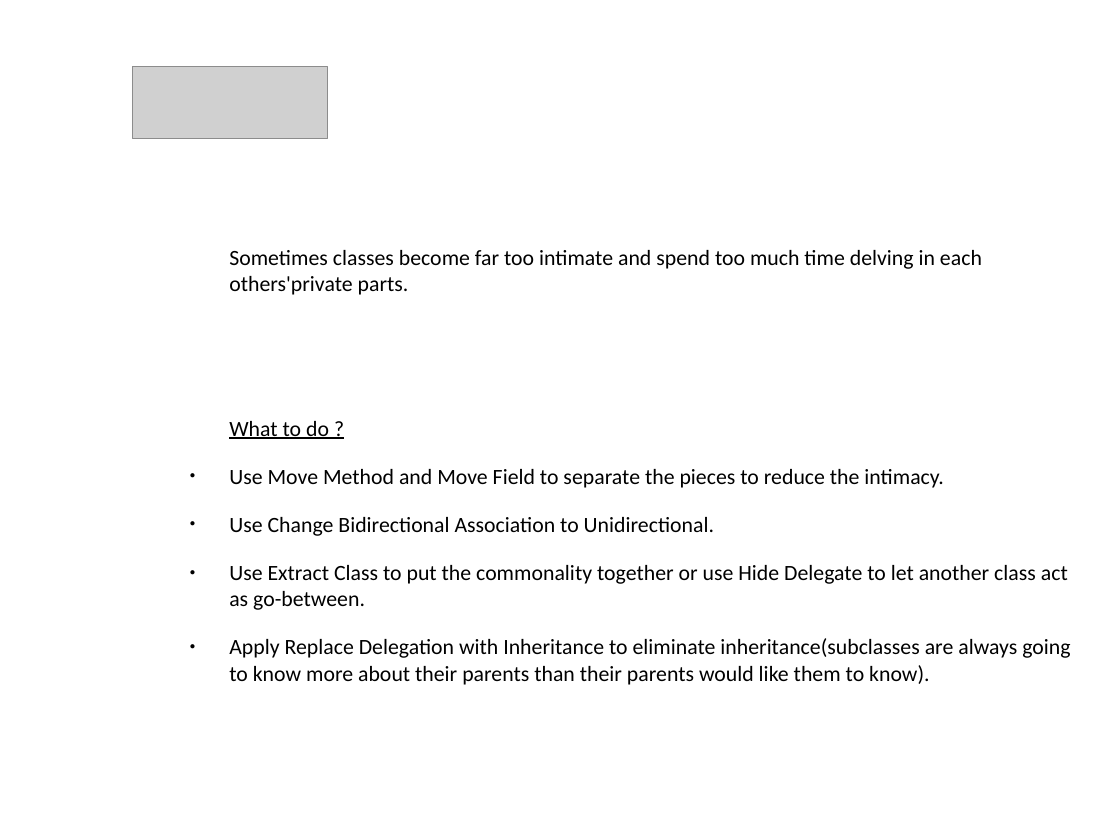
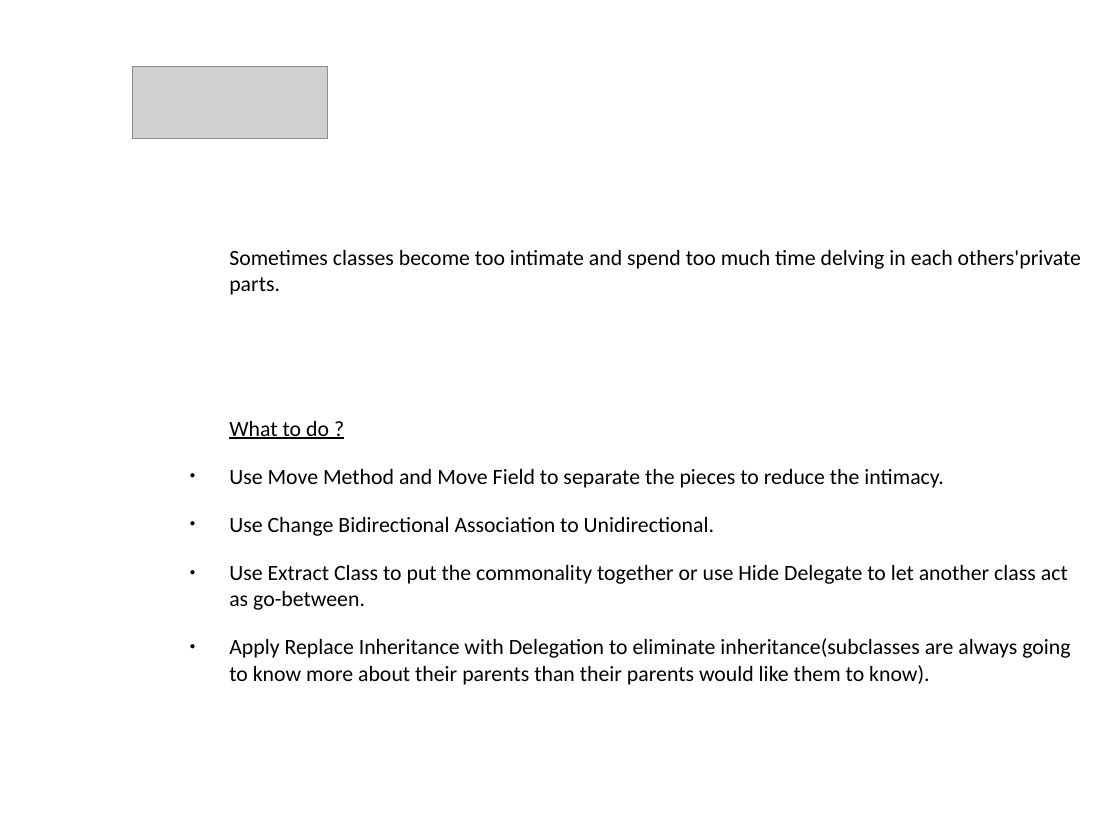
Before and after one commit to kolch182/Learning, a slide deck: slide 6 of Lezione_7_Refactoring_methods/Presentazione_Bad_Smells_6step.odp (slide 4 before the commit). Drawn at 1120x840 pixels with LibreOffice and Linux fonts; fonts in the diff are those of the drawing; grey boxes stand for pictures; background and template pictures are left out. Boxes give left, top, right and bottom in pixels: in the first picture for what was removed or moved away, otherwise in the second. Text is boxed around its words. In the diff, an @@ line names an element or a change of style, - is before the commit and + after.

```diff
--- a/Lezione_7_Refactoring_methods/Presentazione_Bad_Smells_6step.odp
+++ b/Lezione_7_Refactoring_methods/Presentazione_Bad_Smells_6step.odp
@@ text at bbox=[229, 250, 1081, 295]: text changed @@
-Sometimes classes become far too intimate and spend too much time delving in each others'private parts.
+Sometimes classes become too intimate and spend too much time delving in each others'private parts.
@@ text at bbox=[229, 638, 1070, 685]: text changed @@
-● Apply Replace Delegation with Inheritance to eliminate inheritance(subclasses are always going to know more about their parents than their parents would like them to know).
+● Apply Replace Inheritance with Delegation to eliminate inheritance(subclasses are always going to know more about their parents than their parents would like them to know).
```
Also in this commit, not shown: 3 other slides changed, 5 slides added, 2 other files.
